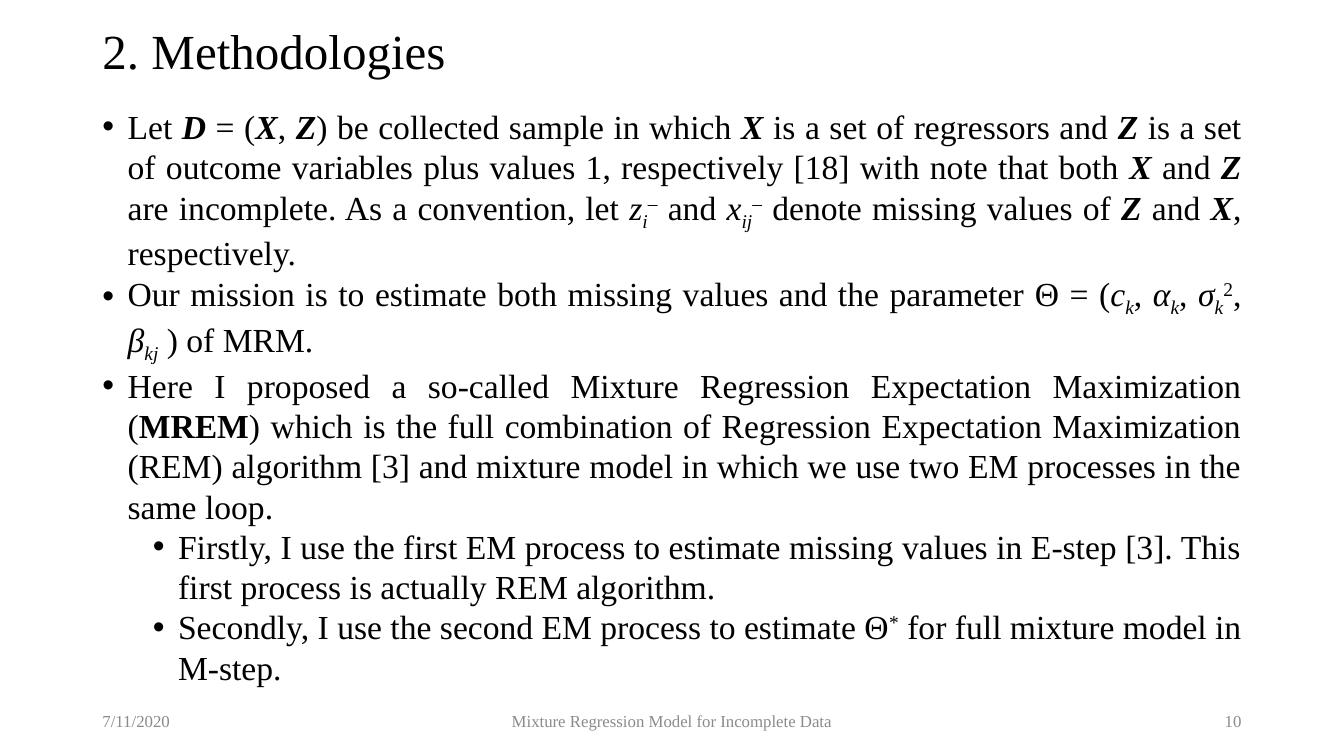
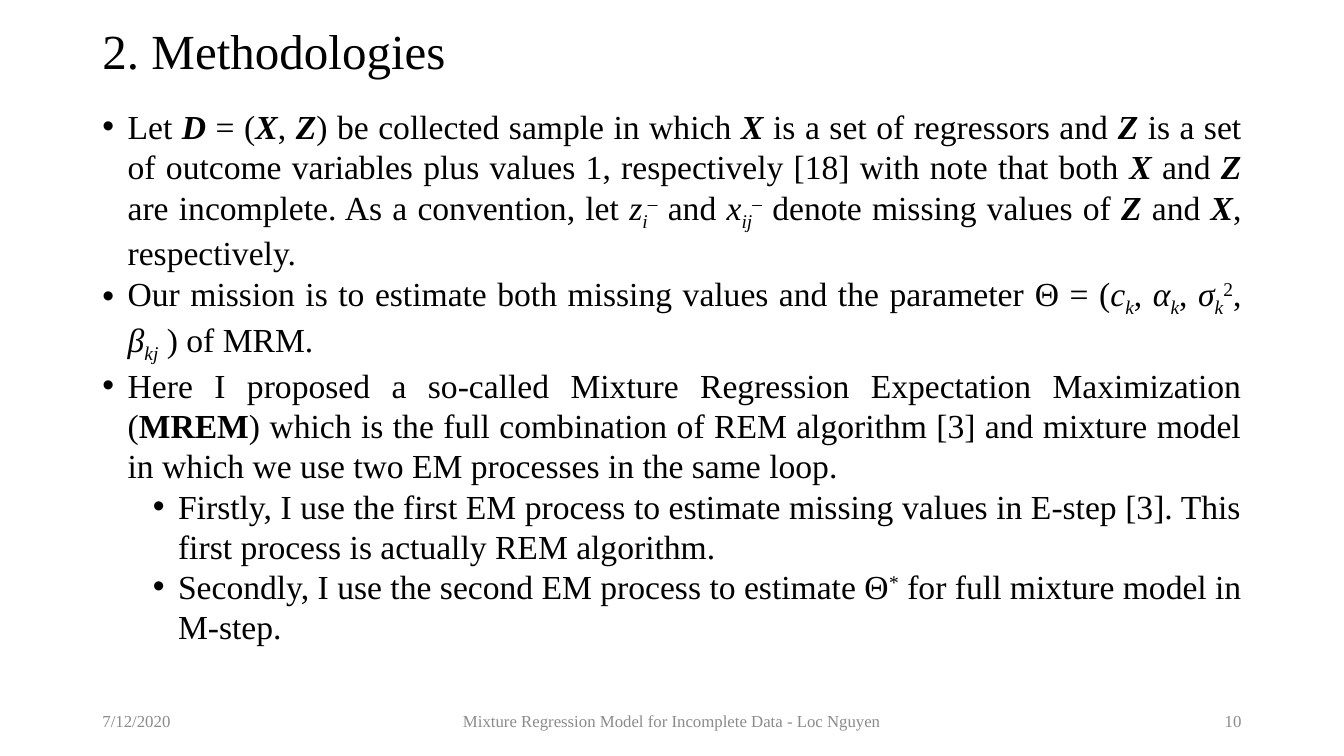
Before and after one commit to locnguyenacademic/sim, a slide deck: slide 10 of 2_design/MixtureRegressionModel/MixtureRegressionModel-RSC.pptx. Drawn at 1344x756 pixels with LibreOffice and Linux fonts; fonts in the diff are those of the drawing. Boxes give left, top, right and bottom in pixels: in the first picture for what was removed or moved away, otherwise in the second. Text is boxed around its words. In the diff, an @@ line names an element or a change of style, - is before the commit and + after.

```diff
--- a/2_design/MixtureRegressionModel/MixtureRegressionModel-RSC.pptx
+++ b/2_design/MixtureRegressionModel/MixtureRegressionModel-RSC.pptx
@@ text at [128,374,1241,485]: text changed @@
-• Here I proposed a so-called Mixture Regression Expectation Maximization (MREM) which is the full combination of Regression Expectation Maximization (REM) algorithm [3] and mixture model in which we use two EM processes in the same loop.
+• Here I proposed a so-called Mixture Regression Expectation Maximization (MREM) which is the full combination of REM algorithm [3] and mixture model in which we use two EM processes in the same loop.
@@ text at [102,716,170,727]: text changed @@
-7/11/2020
+7/12/2020
@@ text at [463,715,880,731]: text changed @@
-Mixture Regression Model for Incomplete Data
+Mixture Regression Model for Incomplete Data - Loc Nguyen
```
Also in this commit, not shown: 20 other slides changed, 4 slides added, 1 other file.
